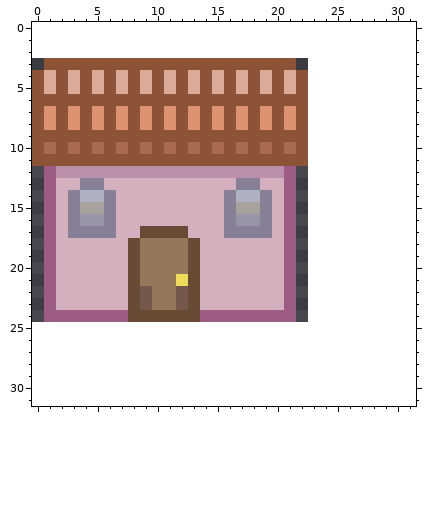
One commit to this pixel-art sprite: Earthquake/Assets/Sprites/GamePlay/house_purple.png. This is how it looked before the edit.
The file is 23x22 pixels. Colours within 5 levels of each other are drawn and written as one. The old version is drawn lined up with the new one, on the new canvas.
Once edited:
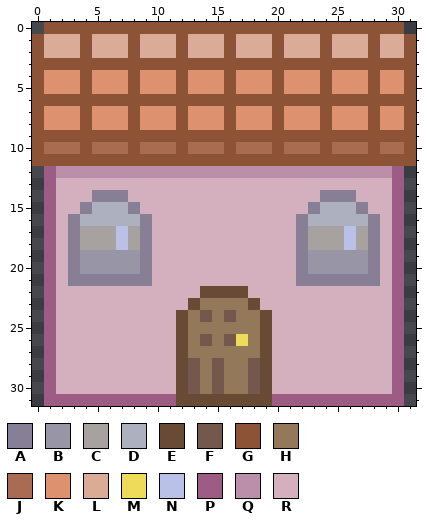
Palette (. is transparent): A #867f96  B #9895a6  C #a7a19f  D #adb0bf  E #694b35  F #75584d  G #8d5337  H #937959  J #a96c53  K #de916e  L #daab96  M #eedb59  N #b9c1e8  P #9d5c84  Q #bb8eaa  R #d4b0bf
Message: changed size of the houses
Changes in this commit:
canvas 23x22 -> 32x32, the old top-left corner now at 0,3
y 0: x 1..30 .............................. -> GGGGGGGGGGGGGGGGGGGGGGGGGGGGGG
y 1..2: x 0..31 ................................ -> GLLLGLLLGLLLGLLLGLLLGLLLGLLLGLLG
y 3: x 0 . -> G; x 22..31 .......... -> GGGGGGGGGG
y 4..5: x 1..3 LGL -> KKK; x 5..7 LGL -> KKK; x 9..11 LGL -> KKK; x 13..15 LGL -> KKK; x 17..19 LGL -> KKK; x 21..31 LG......... -> KKKGKKKGKKG
y 6: x 23..31 ......... -> GGGGGGGGG
y 7..8: x 2 G -> K; x 6 G -> K; x 10 G -> K; x 14 G -> K; x 18 G -> K; x 22..31 G......... -> KKGKKKGKKG
y 9: x 23..31 ......... -> GGGGGGGGG
y 10: x 2 G -> J; x 6 G -> J; x 10 G -> J; x 14 G -> J; x 18 G -> J; x 22..31 G......... -> JJGJJJGJJG
y 11: x 23..31 ......... -> GGGGGGGGG
y 12: x 21..30 P......... -> QQQQQQQQQP
y 13: x 4..5 AA -> RR; x 17..18 AA -> RR; x 21..30 P......... -> RRRRRRRRRP
y 14: x 3..5 ADD -> RRA; x 7 R -> A; x 16..19 ADDA -> RRRR; x 21..30 P......... -> RRRAAARRRP
y 15: x 3..8 ACCARR -> RADDDA; x 16..19 ACCA -> RRRR; x 21..30 P......... -> RRADDDARRP
y 16: x 4..9 BBARRR -> DDDDDA; x 16..19 ABBA -> RRRR; x 21..30 P......... -> RADDDDDARP
y 17: x 4..12 AAARREEEE -> CCCNCARRR; x 16..19 AAAA -> RRRR; x 21..30 P......... -> RACCCNCARP
y 18: x 3..13 RRRRREHHHHE -> ACCCNCARRRR; x 21..30 P......... -> RACCCNCARP
y 19..20: x 3..13 RRRRREHHHHE -> ABBBBBARRRR; x 21..30 P......... -> RABBBBBARP
y 21: x 3..13 RRRRREHHHME -> AAAAAAARRRR; x 21..30 P......... -> RAAAAAAARP
y 22: x 8..17 EFHHFERRRR -> RRRRRREEEE; x 21..30 P......... -> RRRRRRRRRP
y 23: x 8..12 EFHHF -> RRRRR; x 14..18 RRRRR -> HHHHE; x 21..30 P......... -> RRRRRRRRRP
y 24: x 2..11 PPPPPPEEEE -> RRRRRRRRRR; x 13..30 EPPPPPPPP......... -> HFHFHHERRRRRRRRRRP
y 25: x 1..30 .............................. -> PRRRRRRRRRREHHHHHHERRRRRRRRRRP
y 26: x 1..30 .............................. -> PRRRRRRRRRREHFHFMHERRRRRRRRRRP
y 27: x 1..30 .............................. -> PRRRRRRRRRREHHHHHHERRRRRRRRRRP
y 28..30: x 1..30 .............................. -> PRRRRRRRRRREFHFHHFERRRRRRRRRRP
y 31: x 1..30 .............................. -> PPPPPPPPPPPEEEEEEEEPPPPPPPPPPP
Pixel boxes of the changes (left, top, right, bottom) in both pictures:
changed: (32, 22, 416, 406)
